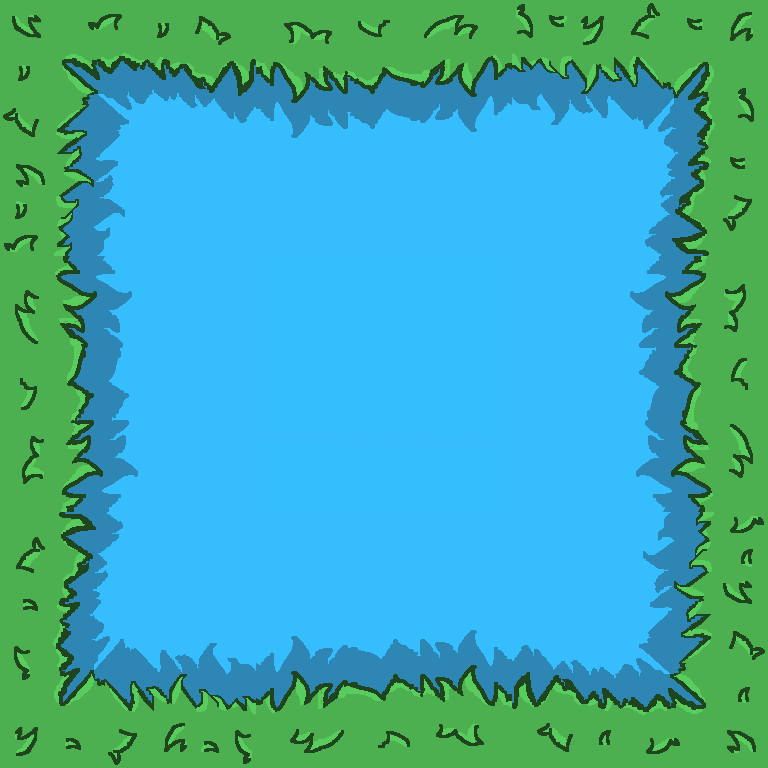
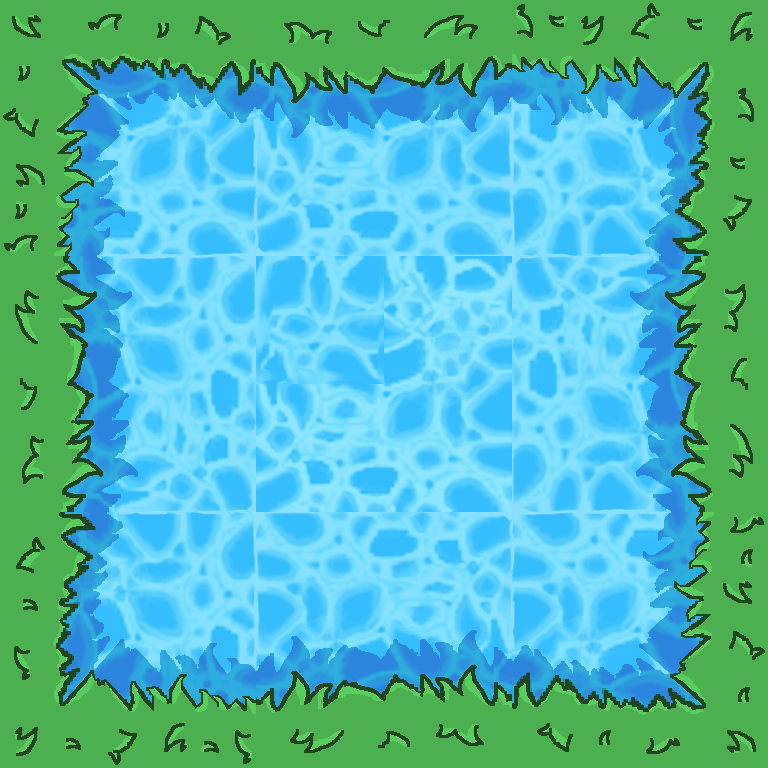
Revision of a layered w=768, h=768 image; what changed, layer by layer:
painted on "Corner copia 3" over bbox(63, 60, 256, 256)
painted on "Corner copia 2" over bbox(512, 63, 708, 256)
painted on "Corner copia" over bbox(60, 512, 256, 705)
painted on "Corner" (2nd of 2, in "Corner") over bbox(512, 512, 705, 708)
painted on "Livello 1 copia 3" over bbox(256, 512, 512, 707)
painted on "Livello 1 copia 2" over bbox(61, 256, 256, 512)
painted on "Livello 1 copia" over bbox(512, 256, 707, 512)
painted on "Livello 1" over bbox(256, 61, 512, 256)
painted on "Center" over bbox(256, 256, 512, 512)
